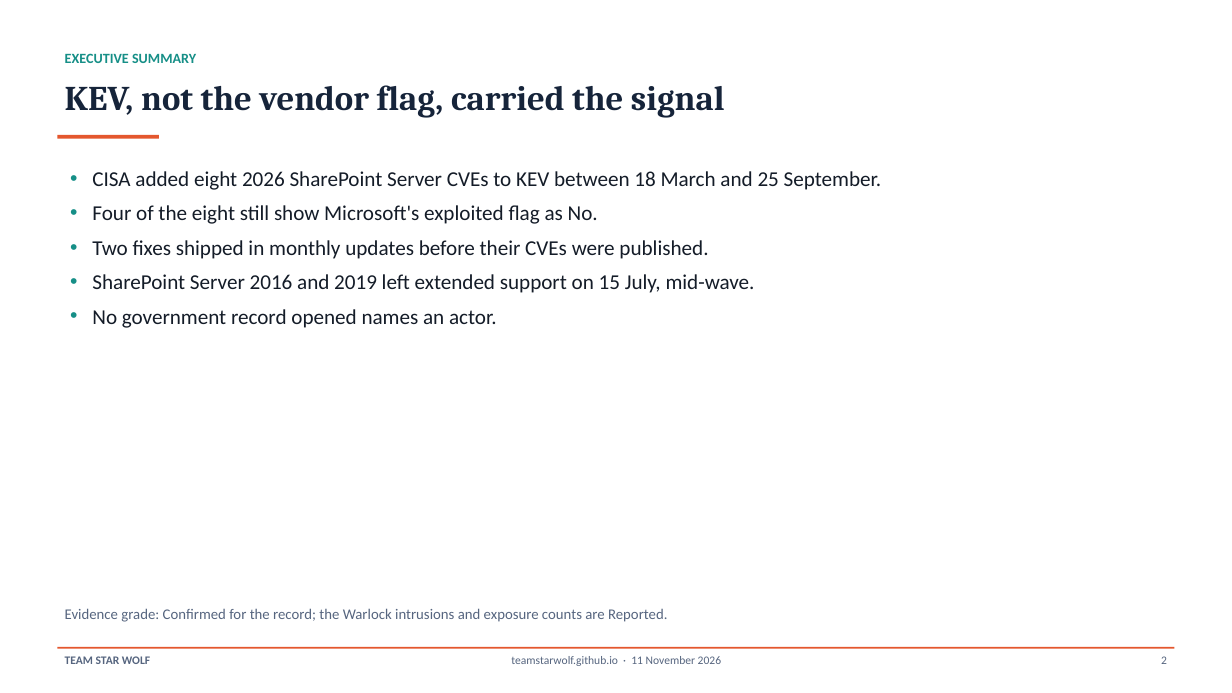
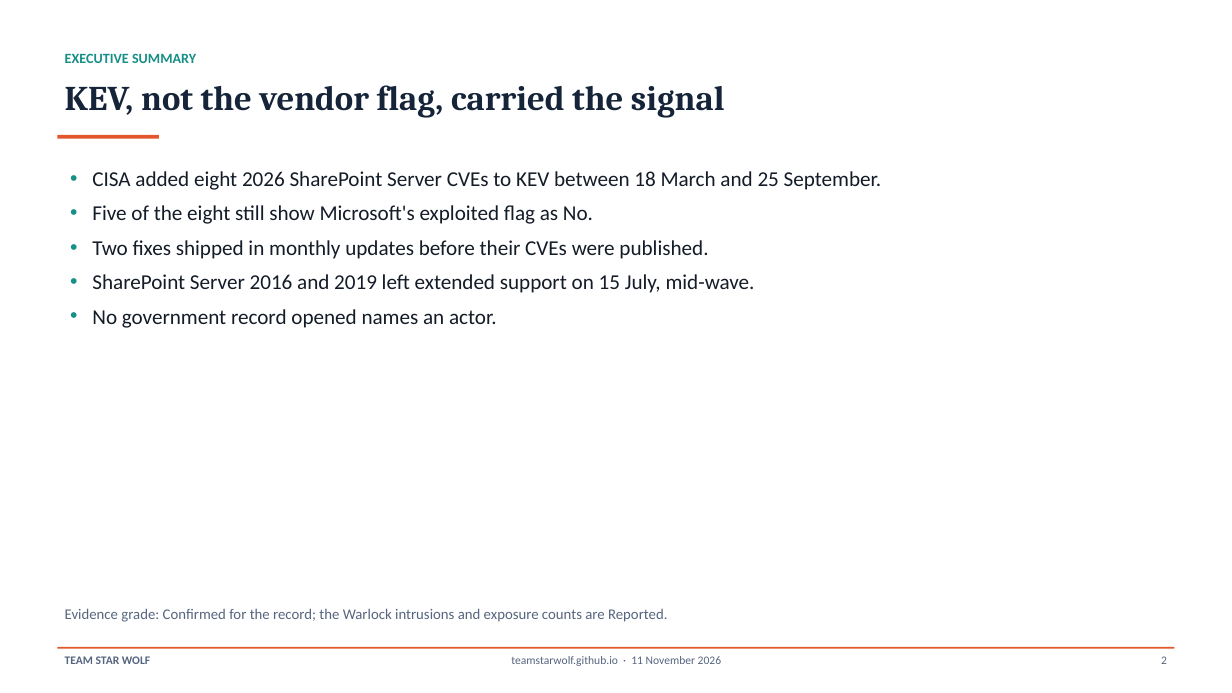
Before and after one commit to TeamStarWolf/TeamStarWolf, a slide deck: slide 2 of case-studies/slides/SharePoint_2026_Exploitation_Case_Study.pptx. Drawn at 1232x693 pixels with LibreOffice and Linux fonts; fonts in the diff are those of the drawing. Boxes give left, top, right and bottom in pixels: in the first picture for what was removed or moved away, otherwise in the second. Text is boxed around its words. In the diff, an @@ line names an element or a change of style, - is before the commit and + after.

```diff
--- a/case-studies/slides/SharePoint_2026_Exploitation_Case_Study.pptx
+++ b/case-studies/slides/SharePoint_2026_Exploitation_Case_Study.pptx
@@ text at (92, 205, 593, 224): text changed @@
-• Four of the eight still show Microsoft's exploited flag as No.
+• Five of the eight still show Microsoft's exploited flag as No.
```
Also in this commit, not shown: 4 other slides changed, 4 other files.
